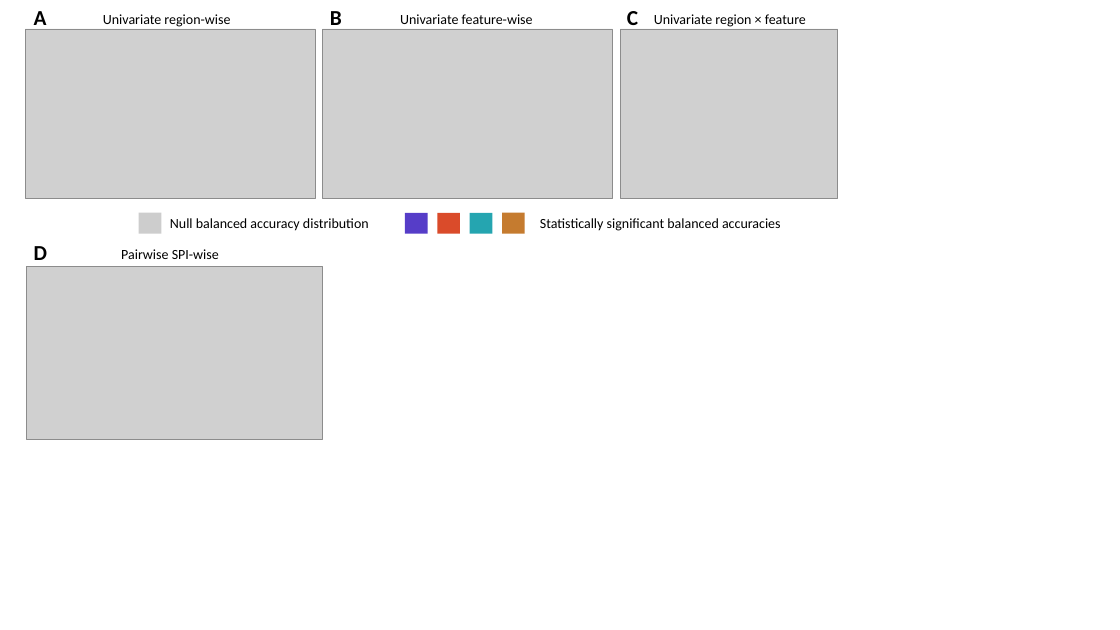
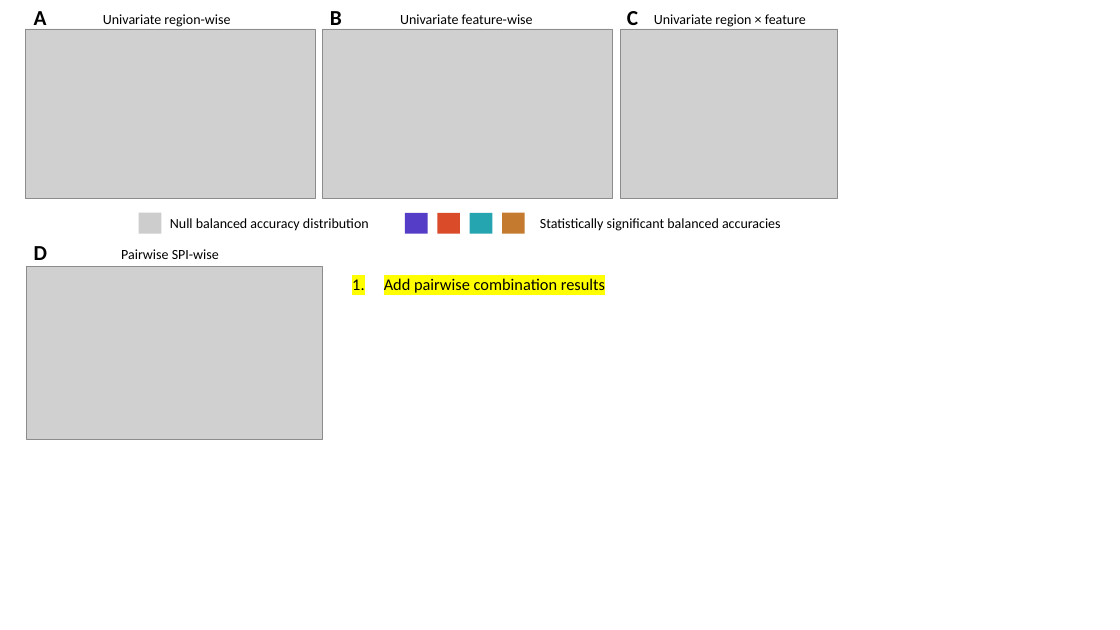
Before and after one commit to DynamicsAndNeuralSystems/fMRI_FeaturesDisorders, a slide deck: slide 2 of plots/Manuscript_Draft/null_visualisations/null_visualisations.pptx. Drawn at 1120x630 pixels with LibreOffice and Linux fonts; fonts in the diff are those of the drawing; grey boxes stand for pictures. Boxes give left, top, right and bottom in pixels: in the first picture for what was removed or moved away, otherwise in the second. Text is boxed around its words. In the diff, an @@ line names an element or a change of style, - is before the commit and + after.

```diff
--- a/plots/Manuscript_Draft/null_visualisations/null_visualisations.pptx
+++ b/plots/Manuscript_Draft/null_visualisations/null_visualisations.pptx
@@ text added at [384, 278, 605, 293], 14 pt, text #000000 @@
+1. Add pairwise combination results
```
Also in this commit, not shown: 53 other files.
